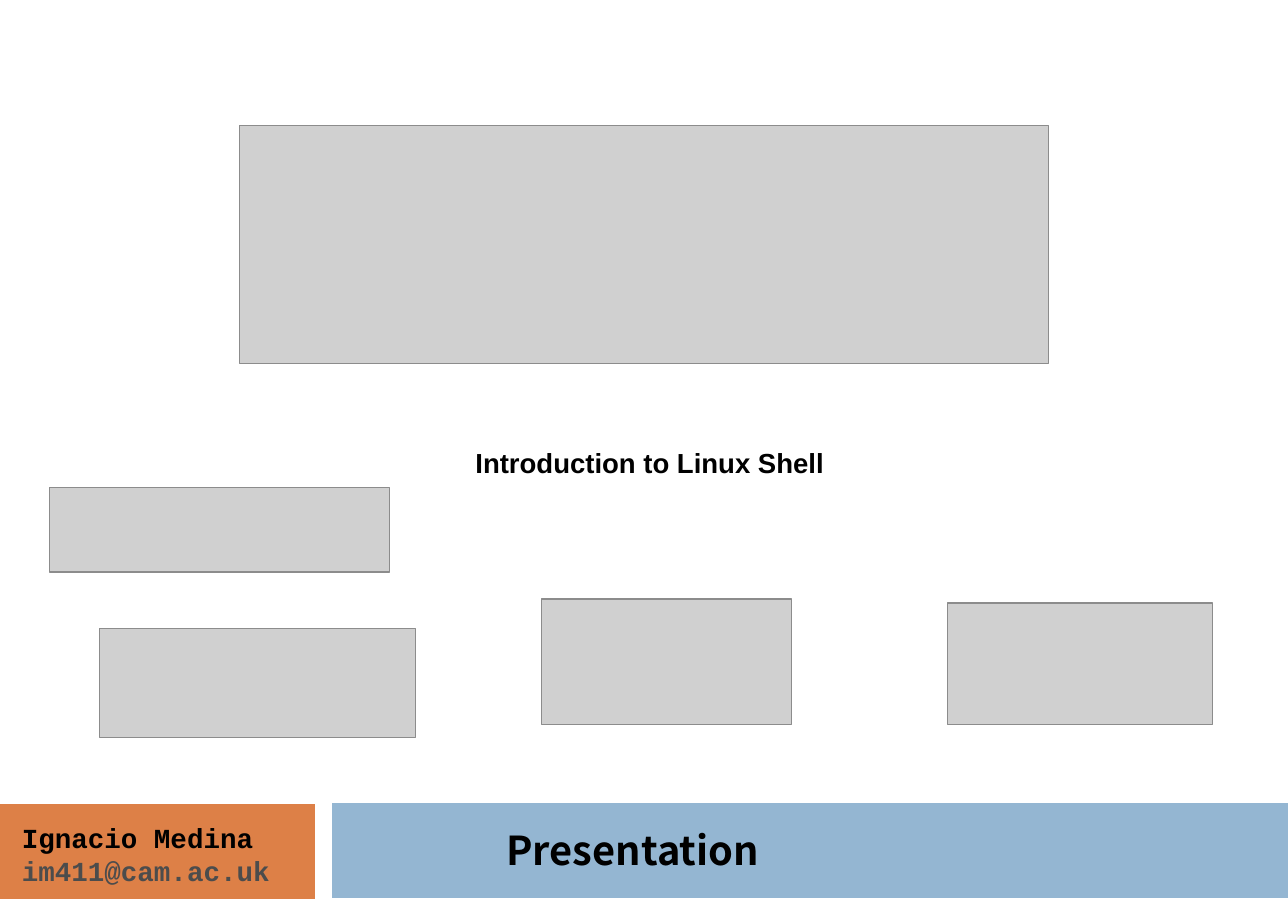
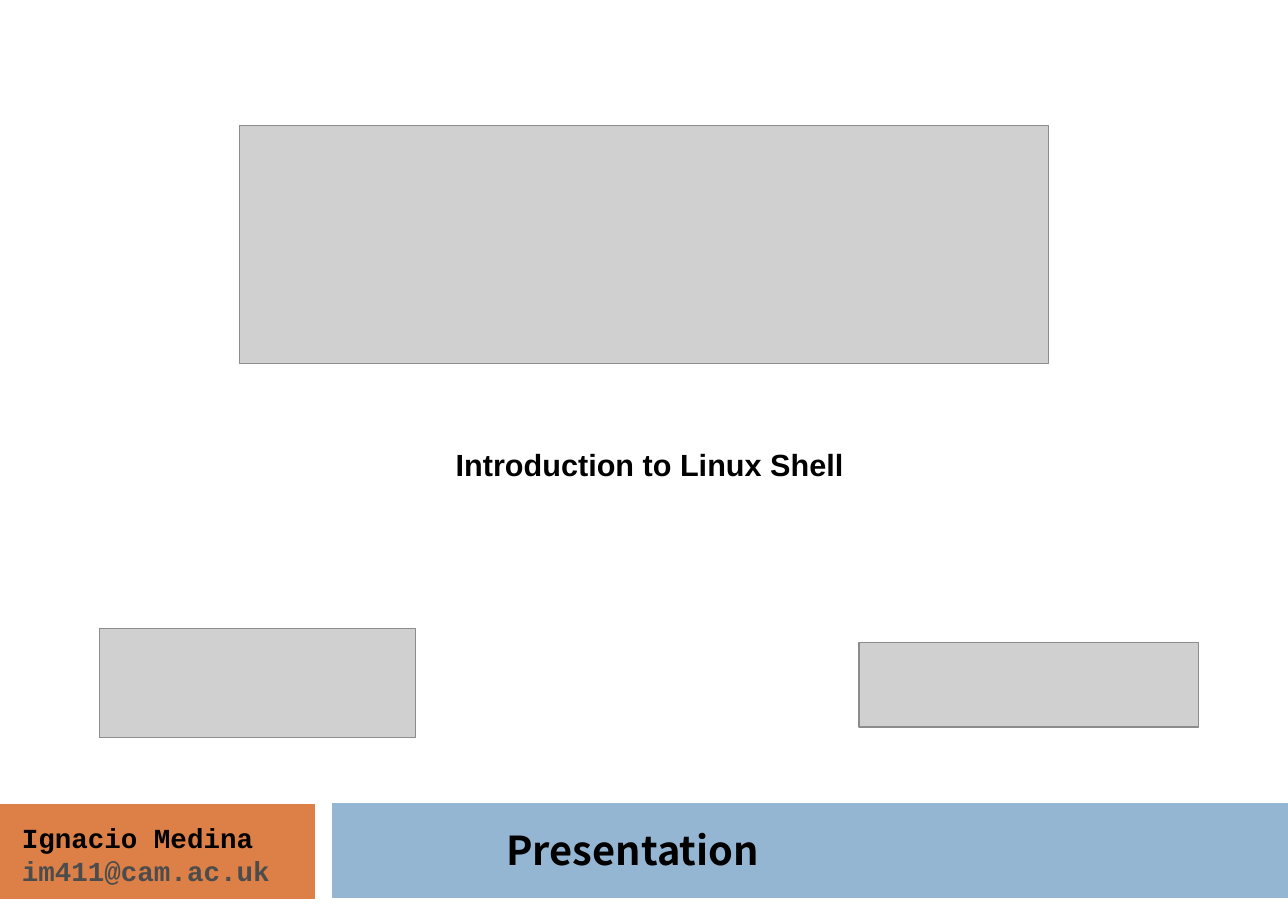
Before and after one commit to ngs-course/ngs-course.github.io, a slide deck: slide 1 of Course_Materials/intro-linux/intro_Linux_mda15.odp. Drawn at 1288x911 pixels with LibreOffice and Linux fonts; fonts in the diff are those of the drawing; grey boxes stand for pictures. Boxes give left, top, right and bottom in pixels: in the first picture for what was removed or moved away, otherwise in the second. Text is boxed around its words. In the diff, an @@ line names an element or a change of style, - is before the commit and + after.

Commit message:
Intro linux changes

```diff
--- a/Course_Materials/intro-linux/intro_Linux_mda15.odp
+++ b/Course_Materials/intro-linux/intro_Linux_mda15.odp
@@ text "Introduction to Linux Shell" at [456,453,843,477]: size 18 to 20 pt @@
@@ picture removed at [50,488,389,573] @@
@@ picture removed at [542,599,792,725] @@
@@ picture: place and size @@
-picture at [948,603,1212,724]
+picture at [859,642,1199,727]
```
Also in this commit, not shown: 1 other slide changed, 1 other file.
